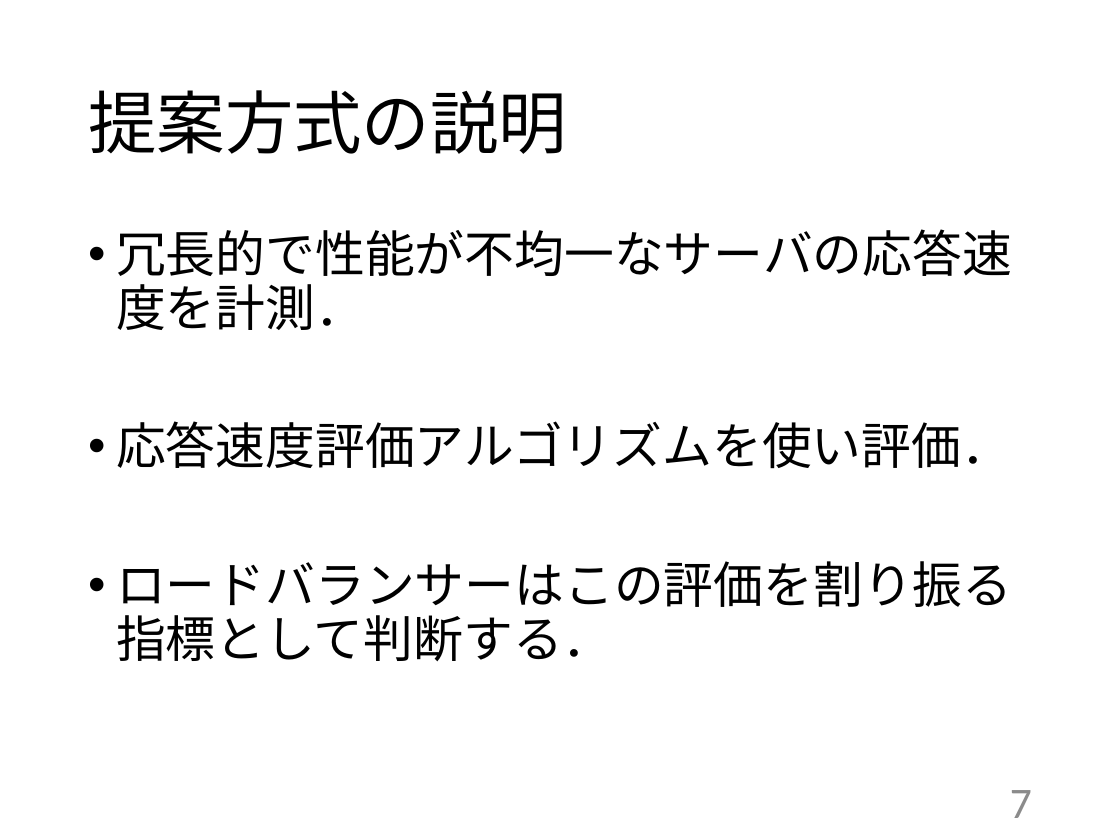
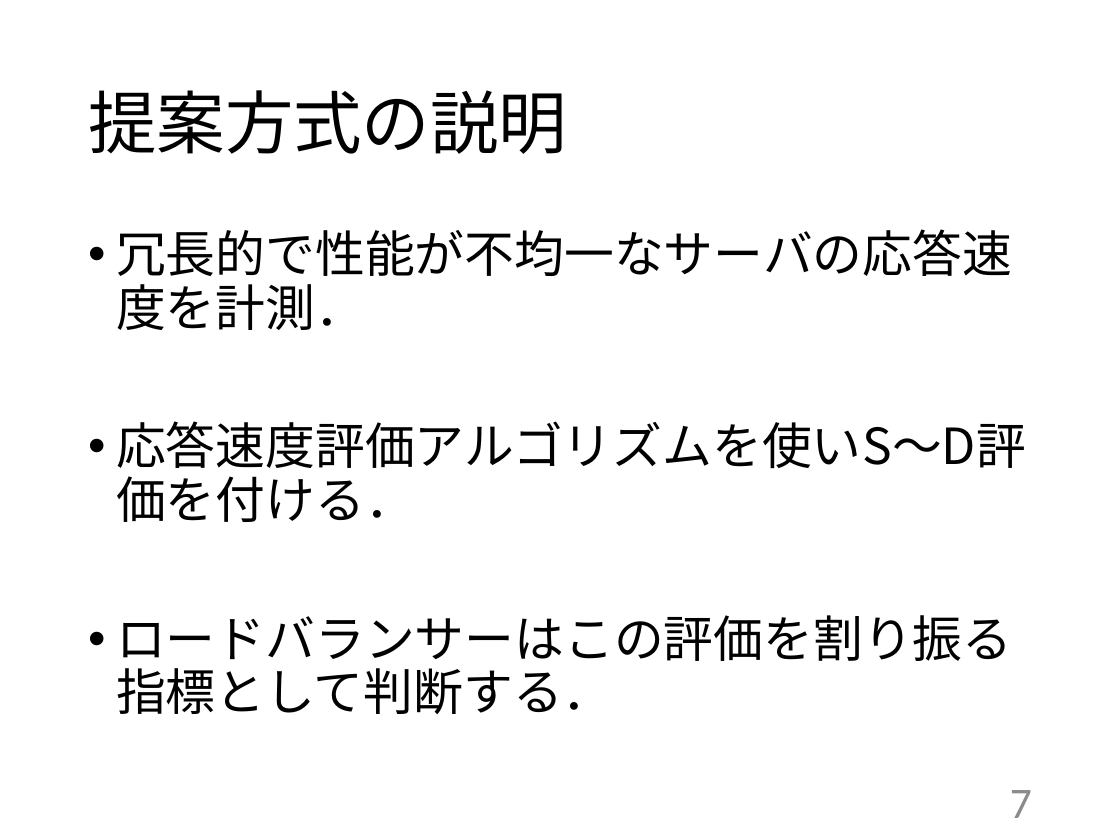
Before and after one commit to kait-takanolab/1821086_matsuo_thesis, a slide deck: slide 7 of 発表用/1821086_中間発表.pptx. Drawn at 1120x840 pixels with LibreOffice and Linux fonts; fonts in the diff are those of the drawing. Boxes give left, top, right and bottom in pixels: in the first picture for what was removed or moved away, otherwise in the second. Text is boxed around its words. In the diff, an @@ line names an element or a change of style, - is before the commit and + after.

```diff
--- a/発表用/1821086_中間発表.pptx
+++ b/発表用/1821086_中間発表.pptx
@@ text at [116,421,1026,477]: text changed @@
-• 応答速度評価アルゴリズムを使い評価．
+• 応答速度評価アルゴリズムを使いS～D評価を付ける．
```
